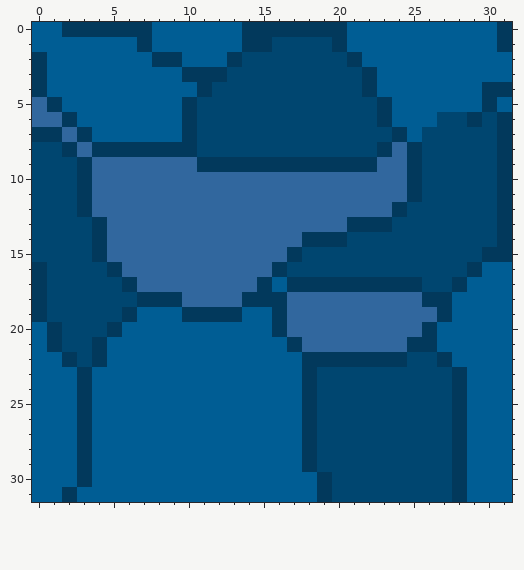
File history of a pixel-art sprite, GM/assets/resources/Texture/tile/tile004.png. The picture above was drawn from the file before the commit.
The file is 32x32 pixels.
After:
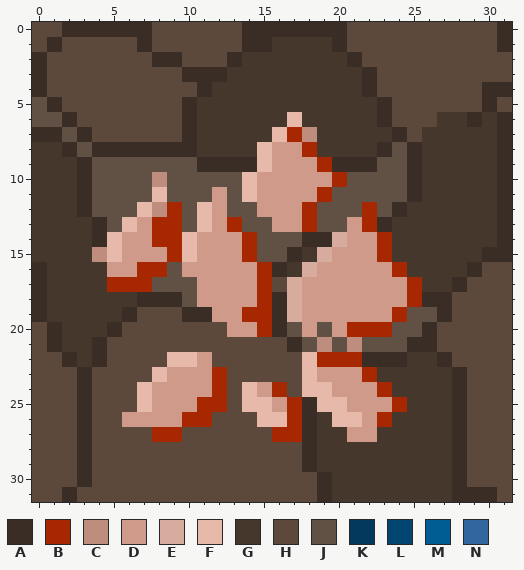
Palette (. is transparent): A #392d25  B #a72700  C #bf8d7e  D #cf9a8a  E #d7ab9d  F #e7b9aa  G #46372d  H #5c493b  J #615044  K #02395c  L #004670  M #005d94  N #31679e
What changed:
Changed rows in their new state; - is an unchanged pixel.
first column x 0:
 0 HHAAAAAAHHHHHHAAAAAAAHHHHHHHHHHA
 1 HAHHHHHAHHHHHHAAGGGGAHHHHHHHHHHA
 2 AHHHHHHHAAHHHAGGGGGGGAHHHHHHHHHH
 3 AHHHHHHHHHAAAGGGGGGGGGAHHHHHHHHH
 4 AHHHHHHHHHHAGGGGGGGGGGAHHHHHHHAA
 5 JAHHHHHHHHAGGGGGGGGGGGGAHHHHHHAH
 6 JJAHHHHHHHAGGGGGGFGGGGGAHHHGGAGA
 7 AAJAHHHHHHAGGGGGFBCGGGGGAHGGGGGA
 8 GGAJAAAAAAAGGGGFDDBGGGGAJAGGGGGA
 9 GGGAJJJJJJJAAAAFDDDBAAAJJAGGGGGA
10 GGGAJJJJCJJJJJFDDDDDBJJJJAGGGGGA
11 GGGAJJJJFJJJDJFDDDDBJJJJJAGGGGGA
12 GGGAJJJFCBJFDJJDDDBJJJBJAGGGGGGA
13 GGGGAJFDBBJFDBJJDDBJJDBAGGGGGGGA
14 GGGGAFDDBBFDDDBJJJAAEDDBGGGGGGGA
15 GGGGCFDDDBFDDDBJJAGEDDDBGGGGGGAA
16 AGGGGDDBBJDDDDDBAGEDDDDDBGGGGAHH
17 AGGGGBBBJJJDDDDBHEDDDDDDDBGGAHHH
18 AGGGGGGAAAJDDDDBAEDDDDDDDBAAHHHH
19 AGGGGGAHHHAADDBBAEDDDDDDBJJAHHHH
20 HAGGGAHHHHHHHDDBAJDJDBBBJJAHHHHH
21 HAGGAHHHHHHHHHHHHAJCJCJJJAAHHHHH
22 HHAGAHHHHFFDHHHHHHFBBBAAAGGAHHHH
23 HHHAHHHHFDDDBHHHHHFDDDBGGGGGAHHH
24 HHHAHHHFDDDDBHFDBHFFDDDBGGGGAHHH
25 HHHAHHHFDDDBBHFFDBAFFDDDBGGGAHHH
26 HHHAHHDDDDBBHHHFFBAGFFDBGGGGAHHH
27 HHHAHHHHBBHHHHHHBBAGGDDGGGGGAHHH
28 HHHAHHHHHHHHHHHHHHAGGGGGGGGGAHHH
29 HHHAHHHHHHHHHHHHHHAGGGGGGGGGAHHH
30 HHHAHHHHHHHHHHHHHHHAGGGGGGGGAHHH
31 HHAHHHHHHHHHHHHHHHHAGGGGGGGGAAAH
Boxes around the changes in both pictures, in picture pixels (x1, y1, x2, y2):
changed: (32, 22, 512, 502)
